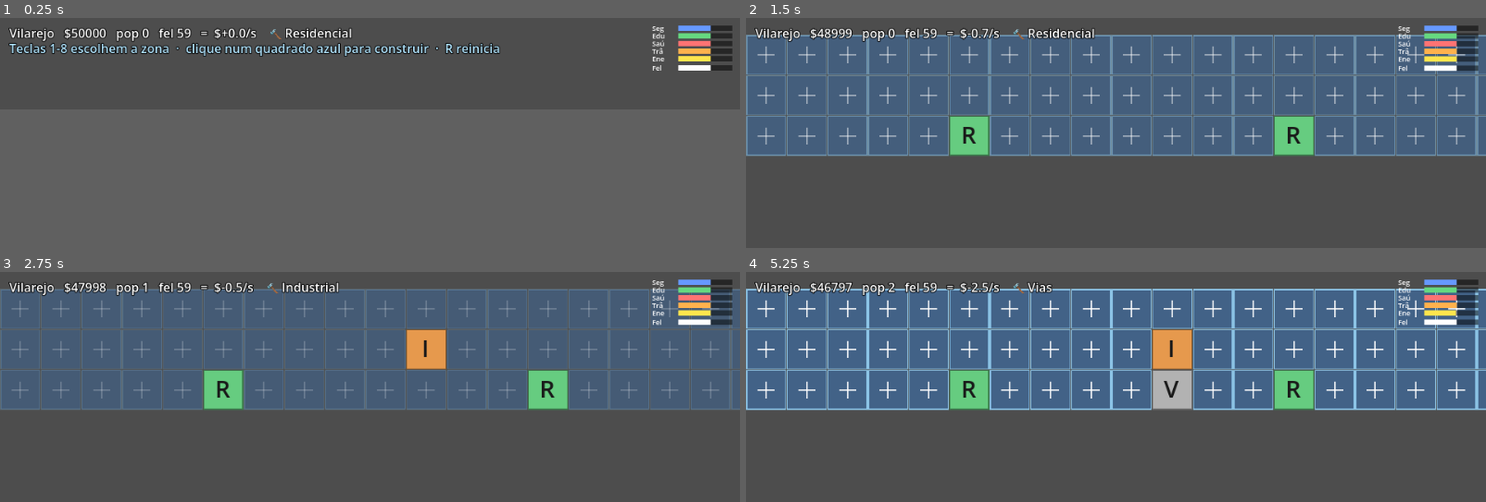
Above: before the commit, frames 1-4 (two rows, left to right).
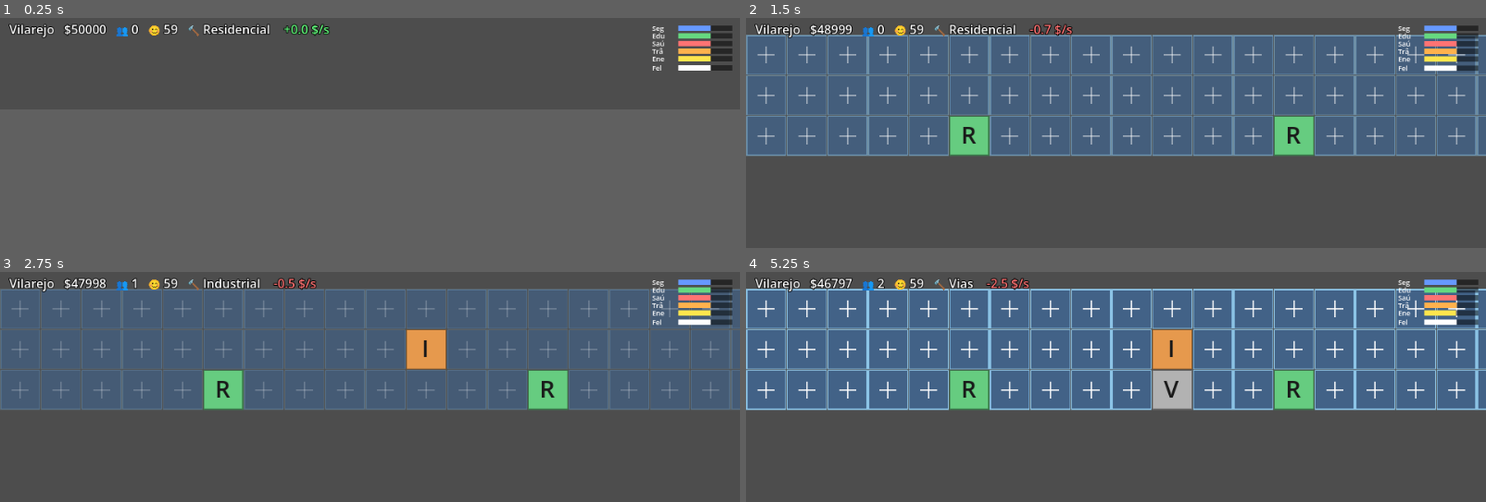
Above: after the commit, the same moments.

Repository: andrewsmedina/yourcity
Game: Godot game, scene res://scenes/main.tscn
Two runs of this game, one before a commit and one after it. Both use one fixed random seed, a clock stepped at 60 frames per second and the inputs below.
Inputs (mouse positions are in pixels of both pictures, inside the frame that each line leads up to):
- Up to frame 1 (0.25 s): no input
- Up to frame 2 (1.5 s): tap Enter at 0.5 s; move the mouse to (1278, 59) at 0.52 s; tap 1 at 0.6 s; click (1278, 59) at 0.67 s; tap Space at 0.77, 1.25 s; drag from (968, 68) to (1079, 82) at 1.27 s
- Up to frame 3 (2.75 s): move the mouse to (444, 297) at 2.02 s; tap 3 at 2.1 s; click (444, 297) at 2.17 s
- Up to frame 4 (5.25 s): drag from (1079, 336) to (894, 304) at 2.77 s; move the mouse to (1338, 331) at 3.52 s; tap 5 at 3.6 s; click (1338, 331) at 3.67 s; tap Space at 3.77 s; drag from (894, 304) to (1005, 295) at 4.27 s; tap Enter at 5 s; move the mouse to (1153, 318) at 5.02 s; tap 7 at 5.1 s; click (1153, 318) at 5.17 s

The runs differ from the first frame. In frame 1, 3.3% of the frame differs, in the area x 1-68%, y 2-17%; in frame 2, 1.8%; in frame 3, 1.7%; in frame 4, 1.5%.

Commit message:
Color the net rate by sign; clean up HUD
The net $/s was always white (no meaning). Split it into its own label
colored green when positive and red when negative, and drop the hint that
overlapped the build grid. Add icons to population/happiness.

Co-Authored-By: Claude Opus 4.8 (1M context) <noreply@anthropic.com>

Diff:
--- a/scripts/hud.gd
+++ b/scripts/hud.gd
@@ -1,37 +1,35 @@
 extends CanvasLayer
 
-## Economy HUD (issue #18): phase, balance, population, happiness and net rate,
-## plus a beginner hint while the city is still empty. On its own CanvasLayer so
-## the day/night CanvasModulate doesn't tint the text.
+## Economy HUD (issue #18): phase, balance, population, happiness, selected zone,
+## and the net rate colored by sign (green = earning, red = losing). On its own
+## CanvasLayer so the day/night CanvasModulate doesn't tint the text.
 
 var _label: Label
-var _hint: Label
+var _net: Label
 
 func _ready() -> void:
-	_label = Label.new()
-	_label.position = Vector2(12, 8)
-	_label.mouse_filter = Control.MOUSE_FILTER_IGNORE
+	_label = _make_label(Vector2(12, 3))
 	_label.add_theme_color_override("font_color", Color.WHITE)
-	_label.add_theme_color_override("font_outline_color", Color.BLACK)
-	_label.add_theme_constant_override("outline_size", 4)
-	add_child(_label)
+	_net = _make_label(Vector2(0, 3))
 
-	_hint = Label.new()
-	_hint.position = Vector2(12, 28)
-	_hint.mouse_filter = Control.MOUSE_FILTER_IGNORE
-	_hint.add_theme_color_override("font_color", Color(0.7, 0.9, 1.0))
-	_hint.add_theme_color_override("font_outline_color", Color.BLACK)
-	_hint.add_theme_constant_override("outline_size", 4)
-	_hint.text = "Teclas 1-8 escolhem a zona  ·  clique num quadrado azul para construir  ·  R reinicia"
-	add_child(_hint)
+func _make_label(pos: Vector2) -> Label:
+	var label := Label.new()
+	label.position = pos
+	label.mouse_filter = Control.MOUSE_FILTER_IGNORE
+	label.add_theme_color_override("font_outline_color", Color.BLACK)
+	label.add_theme_constant_override("outline_size", 4)
+	add_child(label)
+	return label
 
 func _process(_delta: float) -> void:
 	var s := City.sim
-	_label.text = "%s   $%d   pop %d   fel %d   =  $%+.1f/s    🔨 %s" % [
+	_label.text = "%s   $%d   👥 %d   😊 %d   🔨 %s    " % [
 		CitySim.PHASE_NAME[s.phase()],
-		int(s.money), int(s.population), int(s.happiness()), s.net_per_sec(),
+		int(s.money), int(s.population), int(s.happiness()),
 		CitySim.ZONE_NAME[City.selected_zone],
 	]
-	# Hint stays until the player builds their first zone; hidden during a crisis
-	# so it doesn't overlap the decision panel.
-	_hint.visible = s.active_crises().is_empty() and s.slots.all(func(slot): return slot == null)
+	var net := s.net_per_sec()
+	_net.text = "%+.1f $/s" % net
+	_net.position.x = _label.position.x + _label.get_minimum_size().x
+	_net.add_theme_color_override("font_color",
+		Color(0.4, 1.0, 0.5) if net >= 0.0 else Color(1.0, 0.45, 0.45))
